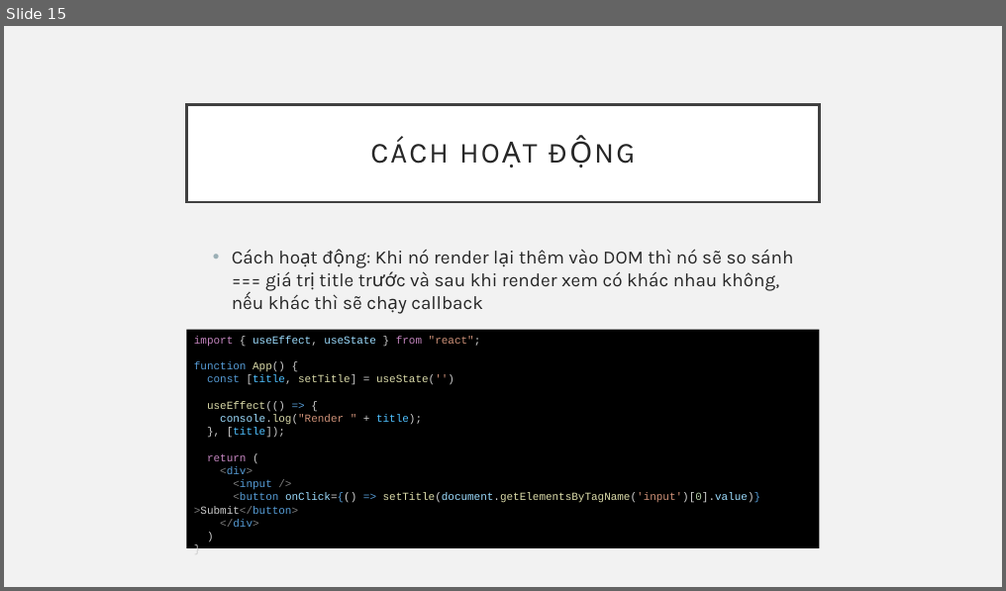
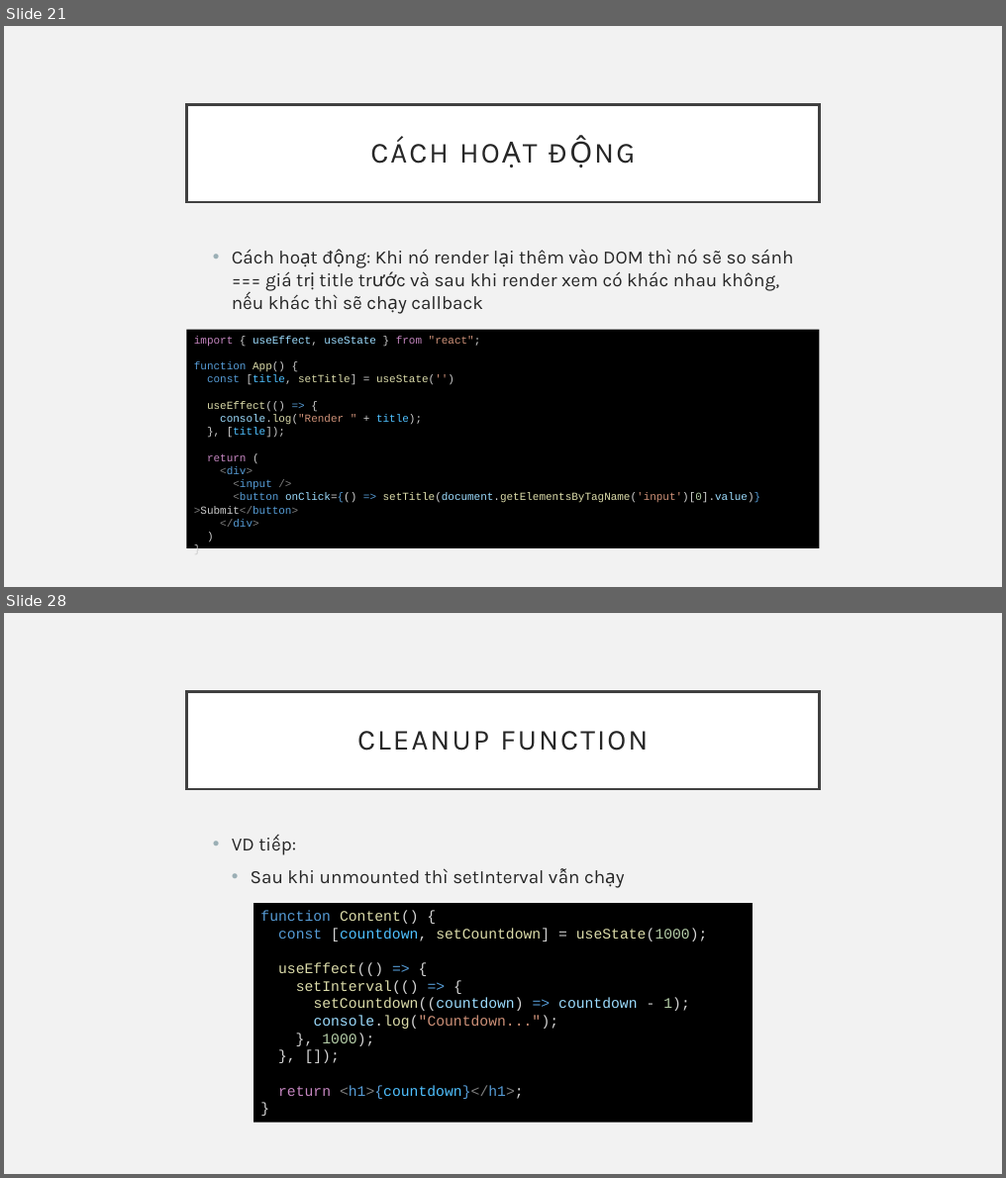
Before and after one commit to sobbingwind/React, a slide deck: 15_useEffect.pptx. Shown one above the other, each under a label of ours: slide 15 before the commit, slides 21 and 28 after it; the slides between them are not shown. The pictures are 1006x591 and 1006x1178 pixels, drawn with LibreOffice and Linux fonts; fonts in the diff are those of the drawing. Boxes give left, top, right and bottom in pixels: in the first picture for what was removed or moved away, otherwise in the second. Text is boxed around its words. In the diff, an @@ line names an element or a change of style, - is before the commit and + after.

```diff
--- a/15_useEffect.pptx
+++ b/15_useEffect.pptx
@@ slide 28 added at bbox=[4, 613, 1002, 1174], background #F2F2F2 @@
@@ title added at bbox=[187, 691, 819, 789], fill #FFFFFF, outline #404040 2.5 pt, 28 pt, text #262626 @@
+CLEANUP FUNCTION
@@ text added at bbox=[232, 839, 544, 884], 18 pt, text #262626 @@
+  • VD tiếp:
+    • Sau khi unmounted thì setInterval vẫn chạy
@@ rectangle added at bbox=[253, 903, 752, 1123], fill #000000, 14 pt, text #DCDCAA @@
+function Content() {
+const [countdown, setCountdown] = useState(1000);
+useEffect(() => {
+setInterval(() => {
+setCountdown((countdown) => countdown - 1);
+console.log("Countdown...");
+}, 1000);
+}, []);
+return <h1>{countdown}</h1>;
+}
@@ what was slide 15 is now slide 21 @@
```
Also in this commit, not shown: 1 slide changed, 15 other slides added.
